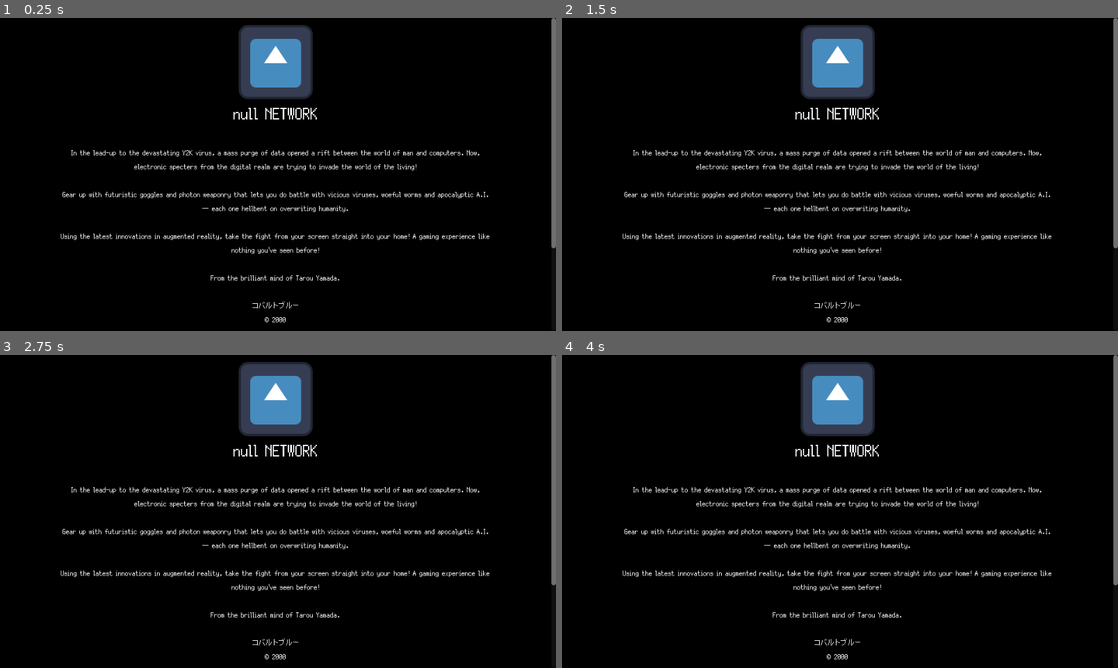
Above: before the commit, frames 1-4 (two rows, left to right).
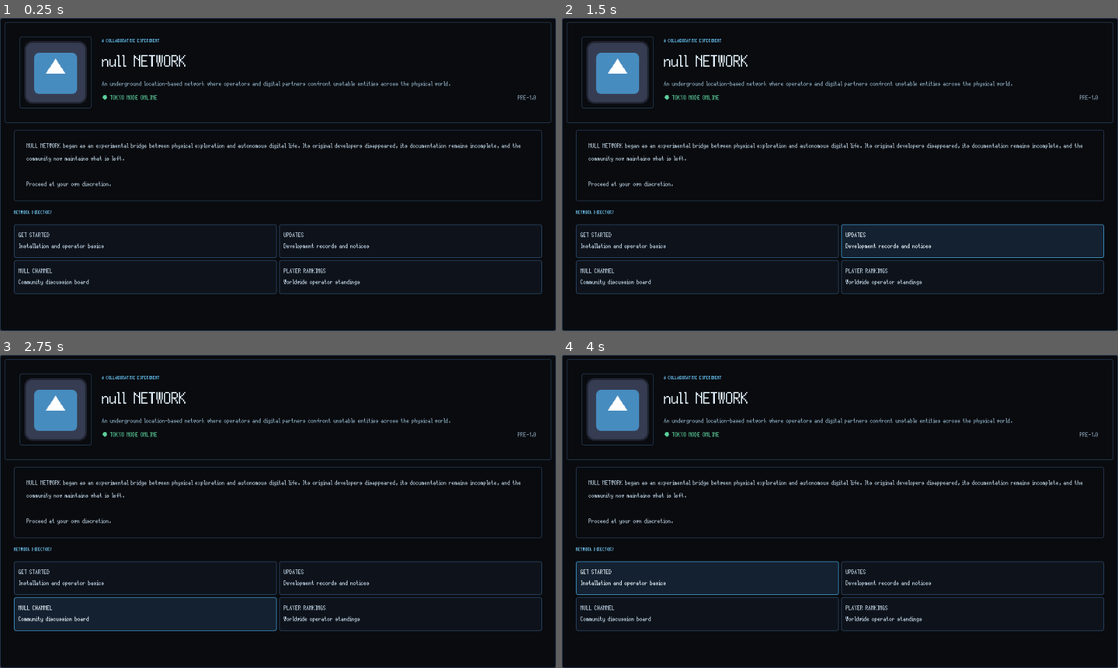
Above: after the commit, the same moments.

Repository: GYU-GAZE/NULL-NETWORK
Game: Godot game, scene res://data/content/sites/null network/nnw_homepage.tscn
Two runs of this game, one before a commit and one after it. Both use one fixed random seed, a clock stepped at 60 frames per second and the inputs below. This scene is started directly instead of the project's main scene. The engine's default icon, where the game draws it, is replaced by a stand-in: a white triangle on a blue panel in a dark square.
Inputs (mouse positions are in pixels of both pictures, inside the frame that each line leads up to):
- Up to frame 1 (0.25 s): no input
- Up to frame 2 (1.5 s): click (706, 240) at 0.5 s, where only the run after the commit has a clickable "GET STARTED Installation and …"; click (973, 240) at 1.25 s, where only the run after the commit has a clickable "UPDATES Development records a…"
- Up to frame 3 (2.75 s): click (144, 614) at 2 s, where only the run after the commit has a clickable "NULL CHANNEL Community discus…"
- Up to frame 4 (4 s): click (973, 614) at 2.75 s, where only the run after the commit has a clickable "PLAYER RANKINGS Worldwide ope…"; click (706, 577) at 3.5 s, where only the run after the commit has a clickable "GET STARTED Installation and …"

The runs differ from the first frame. In frame 1, 32% of the frame differs, in the area x 0-100%, y 0-100%; in frame 2, 32%; in frame 3, 32%; in frame 4, 32%.

Commit message:
Redesign NULL NETWORK homepage

Diff:
--- a/data/content/sites/null network/nnw_homepage.tscn
+++ b/data/content/sites/null network/nnw_homepage.tscn
@@ -1,116 +1,172 @@
-[gd_scene format=3 uid="uid://dfghm5hb81mbt"]
+[gd_scene load_steps=5 format=3 uid="uid://dfghm5hb81mbt"]
 
-[ext_resource type="Texture2D" uid="uid://c30ys4pi4314n" path="res://icon.svg" id="1_ocl2t"]
-[ext_resource type="Script" uid="uid://cfjvy337iobbp" path="res://apps/browser/site_action_button.gd" id="2_7d4j3"]
+[ext_resource type="Texture2D" uid="uid://c30ys4pi4314n" path="res://icon.svg" id="1_icon"]
+[ext_resource type="Script" uid="uid://cfjvy337iobbp" path="res://apps/browser/site_action_button.gd" id="2_action"]
+[ext_resource type="Theme" path="res://data/assets/themes/null_channel_ui.tres" id="3_theme"]
 
-[sub_resource type="LabelSettings" id="LabelSettings_egev0"]
+[sub_resource type="LabelSettings" id="TitleSettings"]
 font_size = 42
+font_color = Color(0.9, 0.96, 1, 1)
 
-[node name="NnwHomepage" type="PanelContainer" unique_id=1533622385]
+[node name="NnwHomepage" type="PanelContainer"]
 anchors_preset = 15
 anchor_right = 1.0
 anchor_bottom = 1.0
 grow_horizontal = 2
 grow_vertical = 2
+theme = ExtResource("3_theme")
 
-[node name="MasterScroll" type="ScrollContainer" parent="." unique_id=566420815]
+[node name="MasterScroll" type="ScrollContainer" parent="."]
 unique_name_in_owner = true
 layout_mode = 2
 horizontal_scroll_mode = 0
 
-[node name="PageVBox" type="VBoxContainer" parent="MasterScroll" unique_id=721925602]
+[node name="PageVBox" type="VBoxContainer" parent="MasterScroll"]
 layout_mode = 2
 size_flags_horizontal = 3
 size_flags_vertical = 3
-theme_override_constants/separation = 10
+theme_override_constants/separation = 12
 
-[node name="MainHeader" type="PanelContainer" parent="MasterScroll/PageVBox" unique_id=518152830]
-unique_name_in_owner = true
-custom_minimum_size = Vector2(0, 95)
+[node name="HeroPanel" type="PanelContainer" parent="MasterScroll/PageVBox"]
 layout_mode = 2
 
-[node name="HeaderMargin" type="MarginContainer" parent="MasterScroll/PageVBox/MainHeader" unique_id=78195232]
+[node name="HeroMargin" type="MarginContainer" parent="MasterScroll/PageVBox/HeroPanel"]
 layout_mode = 2
-theme_override_constants/margin_left = 12
-theme_override_constants/margin_top = 12
-theme_override_constants/margin_right = 12
-theme_override_constants/margin_bottom = 12
+theme_override_constants/margin_left = 18
+theme_override_constants/margin_top = 18
+theme_override_constants/margin_right = 18
+theme_override_constants/margin_bottom = 18
 
-[node name="HeaderHBox" type="HBoxContainer" parent="MasterScroll/PageVBox/MainHeader/HeaderMargin" unique_id=436731104]
+[node name="HeroHBox" type="HBoxContainer" parent="MasterScroll/PageVBox/HeroPanel/HeroMargin"]
+layout_mode = 2
+theme_override_constants/separation = 18
+
+[node name="LogoPanel" type="PanelContainer" parent="MasterScroll/PageVBox/HeroPanel/HeroMargin/HeroHBox"]
+custom_minimum_size = Vector2(124, 124)
 layout_mode = 2
 
-[node name="LogoBlock" type="VBoxContainer" parent="MasterScroll/PageVBox/MainHeader/HeaderMargin/HeaderHBox" unique_id=1903811266]
+[node name="Logo" type="TextureRect" parent="MasterScroll/PageVBox/HeroPanel/HeroMargin/HeroHBox/LogoPanel"]
+layout_mode = 2
+texture = ExtResource("1_icon")
+expand_mode = 1
+stretch_mode = 5
+
+[node name="HeroCopy" type="VBoxContainer" parent="MasterScroll/PageVBox/HeroPanel/HeroMargin/HeroHBox"]
+layout_mode = 2
+size_flags_horizontal = 3
+theme_override_constants/separation = 5
+
+[node name="Eyebrow" type="Label" parent="MasterScroll/PageVBox/HeroPanel/HeroMargin/HeroHBox/HeroCopy"]
+layout_mode = 2
+theme_override_colors/font_color = Color(0.38, 0.72, 0.9, 1)
+theme_override_font_sizes/font_size = 13
+text = "A COLLABORATIVE EXPERIMENT"
+
+[node name="NullChannelTitle" type="Label" parent="MasterScroll/PageVBox/HeroPanel/HeroMargin/HeroHBox/HeroCopy"]
+unique_name_in_owner = true
+layout_mode = 2
+text = "null NETWORK"
+label_settings = SubResource("TitleSettings")
+
+[node name="HeroDescription" type="Label" parent="MasterScroll/PageVBox/HeroPanel/HeroMargin/HeroHBox/HeroCopy"]
+layout_mode = 2
+theme_override_colors/font_color = Color(0.55, 0.67, 0.75, 1)
+text = "An underground location-based network where operators and digital partners confront unstable entities across the physical world."
+autowrap_mode = 2
+
+[node name="StatusRow" type="HBoxContainer" parent="MasterScroll/PageVBox/HeroPanel/HeroMargin/HeroHBox/HeroCopy"]
+layout_mode = 2
+
+[node name="StatusLabel" type="Label" parent="MasterScroll/PageVBox/HeroPanel/HeroMargin/HeroHBox/HeroCopy/StatusRow"]
+layout_mode = 2
+theme_override_colors/font_color = Color(0.36, 0.82, 0.61, 1)
+text = "● TOKYO NODE ONLINE"
+
+[node name="StatusSpacer" type="Control" parent="MasterScroll/PageVBox/HeroPanel/HeroMargin/HeroHBox/HeroCopy/StatusRow"]
 layout_mode = 2
 size_flags_horizontal = 3
 
-[node name="TextureRect" type="TextureRect" parent="MasterScroll/PageVBox/MainHeader/HeaderMargin/HeaderHBox/LogoBlock" unique_id=445857204]
+[node name="VersionLabel" type="Label" parent="MasterScroll/PageVBox/HeroPanel/HeroMargin/HeroHBox/HeroCopy/StatusRow"]
 layout_mode = 2
-texture = ExtResource("1_ocl2t")
-stretch_mode = 5
+theme_override_colors/font_color = Color(0.5, 0.59, 0.66, 1)
+text = "PRE-1.0"
 
-[node name="NullChannelTitle" type="Label" parent="MasterScroll/PageVBox/MainHeader/HeaderMargin/HeaderHBox/LogoBlock" unique_id=1245775031]
-unique_name_in_owner = true
+[node name="ContentArea" type="MarginContainer" parent="MasterScroll/PageVBox"]
 layout_mode = 2
-text = "null NETWORK"
-label_settings = SubResource("LabelSettings_egev0")
-horizontal_alignment = 1
+size_flags_horizontal = 3
+size_flags_vertical = 3
+theme_override_constants/margin_left = 16
+theme_override_constants/margin_top = 0
+theme_override_constants/margin_right = 16
+theme_override_constants/margin_bottom = 20
 
-[node name="ContentArea" type="MarginContainer" parent="MasterScroll/PageVBox" unique_id=1615245422]
+[node name="ContentVBox" type="VBoxContainer" parent="MasterScroll/PageVBox/ContentArea"]
 layout_mode = 2
-size_flags_vertical = 3
-theme_override_constants/margin_left = 100
-theme_override_constants/margin_top = 10
-theme_override_constants/margin_right = 100
-theme_override_constants/margin_bottom = 50
+theme_override_constants/separation = 12
 
-[node name="VBoxContainer" type="VBoxContainer" parent="MasterScroll/PageVBox/ContentArea" unique_id=86437627]
+[node name="IntroPanel" type="PanelContainer" parent="MasterScroll/PageVBox/ContentArea/ContentVBox"]
 layout_mode = 2
-theme_override_constants/separation = 10
 
-[node name="Label" type="Label" parent="MasterScroll/PageVBox/ContentArea/VBoxContainer" unique_id=316809722]
+[node name="IntroMargin" type="MarginContainer" parent="MasterScroll/PageVBox/ContentArea/ContentVBox/IntroPanel"]
 layout_mode = 2
-size_flags_vertical = 3
+theme_override_constants/margin_left = 14
+theme_override_constants/margin_top = 12
+theme_override_constants/margin_right = 14
+theme_override_constants/margin_bottom = 12
+
+[node name="IntroText" type="Label" parent="MasterScroll/PageVBox/ContentArea/ContentVBox/IntroPanel/IntroMargin"]
+layout_mode = 2
+theme_override_colors/font_color = Color(0.72, 0.8, 0.86, 1)
 theme_override_constants/line_spacing = 3
-text = "In the lead-up to the devastating Y2K virus, a mass purge of data opened a rift between the world of man and computers. Now, electronic specters from the digital realm are trying to invade the world of the living!
-
-Gear up with futuristic goggles and photon weaponry that lets you do battle with vicious viruses, woeful worms and apocalyptic A.I. — each one hellbent on overwriting humanity.
-
-Using the latest innovations in augmented reality, take the fight from your screen straight into your home! A gaming experience like nothing you've seen before!
-
-From the brilliant mind of Tarou Yamada.
-
-コバルトブルー
-© 2000"
-horizontal_alignment = 1
-vertical_alignment = 1
+text = "NULL NETWORK began as an experimental bridge between physical exploration and autonomous digital life. Its original developers disappeared, its documentation remains incomplete, and the community now maintains what is left.\n\nProceed at your own discretion."
 autowrap_mode = 2
 
-[node name="Get Started" type="Button" parent="MasterScroll/PageVBox/ContentArea/VBoxContainer" unique_id=1065679730]
+[node name="DirectoryTitle" type="Label" parent="MasterScroll/PageVBox/ContentArea/ContentVBox"]
+layout_mode = 2
+theme_override_colors/font_color = Color(0.42, 0.72, 0.88, 1)
+theme_override_font_sizes/font_size = 13
+text = "NETWORK DIRECTORY"
+
+[node name="DirectoryGrid" type="GridContainer" parent="MasterScroll/PageVBox/ContentArea/ContentVBox"]
+layout_mode = 2
+columns = 2
+
+[node name="Get Started" type="Button" parent="MasterScroll/PageVBox/ContentArea/ContentVBox/DirectoryGrid"]
 unique_name_in_owner = true
+custom_minimum_size = Vector2(0, 58)
 layout_mode = 2
-text = "Get Started"
-script = ExtResource("2_7d4j3")
+size_flags_horizontal = 3
+text = "GET STARTED\nInstallation and operator basics"
+alignment = 0
+script = ExtResource("2_action")
 target_url = "null.net/getstarted"
 
-[node name="UpdatesBtn" type="Button" parent="MasterScroll/PageVBox/ContentArea/VBoxContainer" unique_id=914620269]
+[node name="UpdatesBtn" type="Button" parent="MasterScroll/PageVBox/ContentArea/ContentVBox/DirectoryGrid"]
 unique_name_in_owner = true
+custom_minimum_size = Vector2(0, 58)
 layout_mode = 2
-text = "Changelog
-"
-script = ExtResource("2_7d4j3")
+size_flags_horizontal = 3
+text = "UPDATES\nDevelopment records and notices"
+alignment = 0
+script = ExtResource("2_action")
 target_url = "null.net/updates"
 
-[node name="ThreadsBtn" type="Button" parent="MasterScroll/PageVBox/ContentArea/VBoxContainer" unique_id=921583470]
+[node name="ThreadsBtn" type="Button" parent="MasterScroll/PageVBox/ContentArea/ContentVBox/DirectoryGrid"]
 unique_name_in_owner = true
+custom_minimum_size = Vector2(0, 58)
 layout_mode = 2
-text = "Message Board
-"
-script = ExtResource("2_7d4j3")
+size_flags_horizontal = 3
+text = "NULL CHANNEL\nCommunity discussion board"
+alignment = 0
+script = ExtResource("2_action")
 target_url = "null.net/forums"
 
-[node name="RankingsBtn" type="Button" parent="MasterScroll/PageVBox/ContentArea/VBoxContainer" unique_id=180985698]
+[node name="RankingsBtn" type="Button" parent="MasterScroll/PageVBox/ContentArea/ContentVBox/DirectoryGrid"]
 unique_name_in_owner = true
+custom_minimum_size = Vector2(0, 58)
 layout_mode = 2
-text = "Player Rankings"
-script = ExtResource("2_7d4j3")
+size_flags_horizontal = 3
+text = "PLAYER RANKINGS\nWorldwide operator standings"
+alignment = 0
+script = ExtResource("2_action")
 target_url = "null.net/playerrankings"
